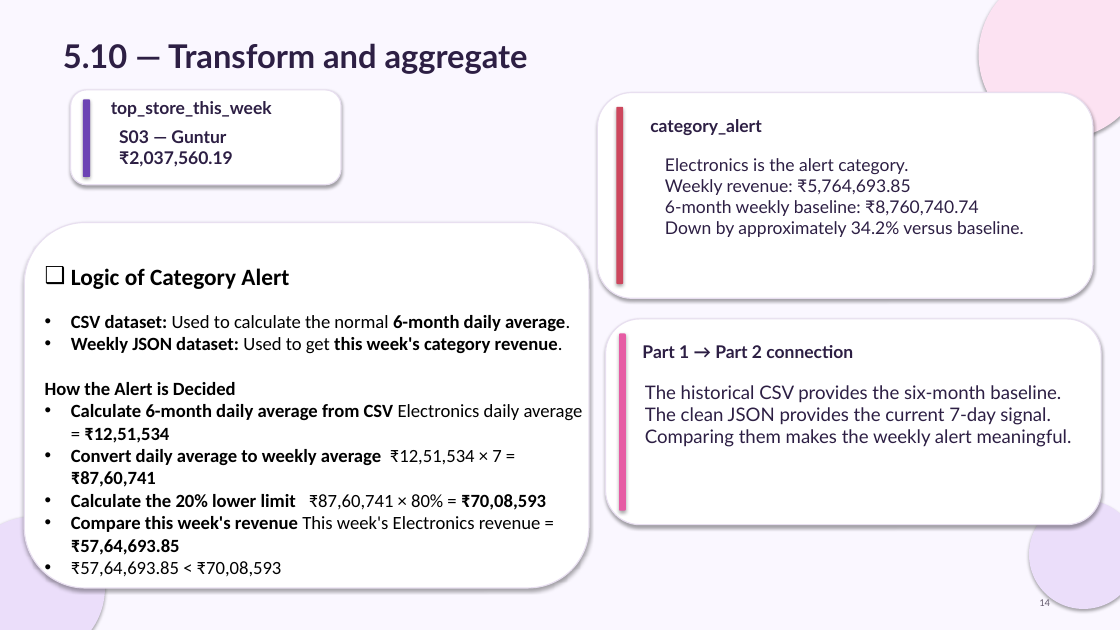
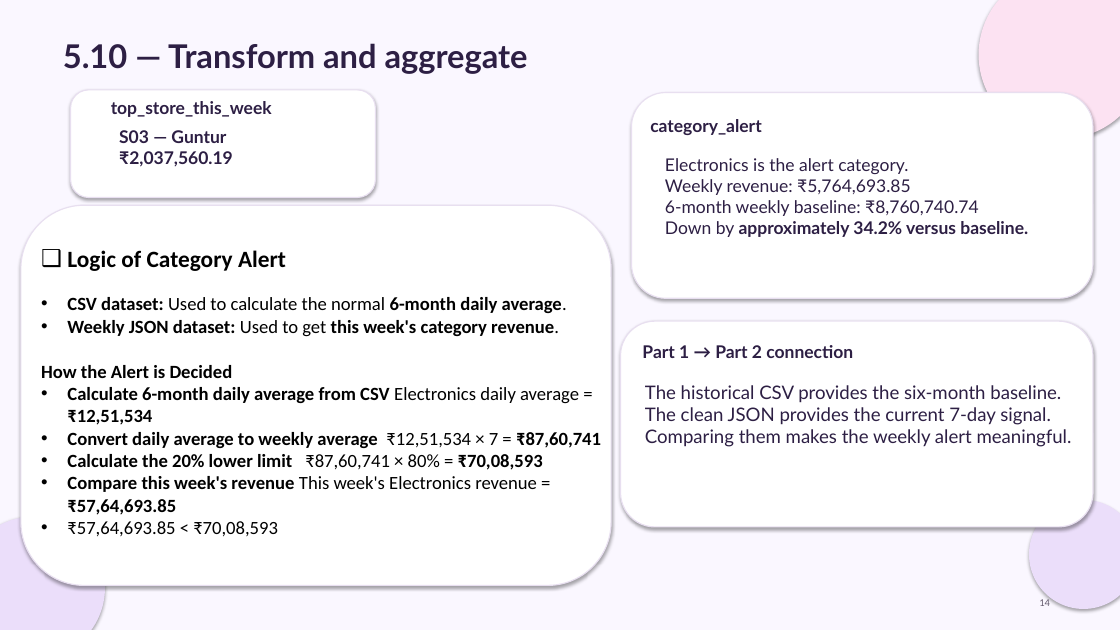
Before and after one commit to Vigneshbabu4/EDA_Calibo, a slide deck: slide 24 of Vigneshbabu_Retail_Sales_Pulse.pptx. Drawn at 1120x630 pixels with LibreOffice and Linux fonts; fonts in the diff are those of the drawing. Boxes give left, top, right and bottom in pixels: in the first picture for what was removed or moved away, otherwise in the second. Text is boxed around its words. In the diff, an @@ line names an element or a change of style, - is before the commit and + after.

```diff
--- a/Vigneshbabu_Retail_Sales_Pulse.pptx
+++ b/Vigneshbabu_Retail_Sales_Pulse.pptx
@@ rounded rectangle: place and size @@
-rounded rectangle at <box>71,90,341,185</box>
+rounded rectangle at <box>71,90,376,197</box>
@@ rounded rectangle removed at <box>83,99,91,176</box> @@
@@ rounded rectangle removed at <box>617,107,623,284</box> @@
@@ rounded rectangle: place and size @@
-rounded rectangle at <box>597,92,1093,298</box>
+rounded rectangle at <box>632,92,1094,298</box>
@@ text "Electronics is the alert category. ..." at <box>665,158,1028,237</box>: bold on in "approximately 34.2% versus baseline." @@
@@ rounded rectangle: place and size @@
-rounded rectangle at <box>24,223,589,588</box>
+rounded rectangle at <box>21,205,612,586</box>
@@ text "Logic of Category Alert" rewrapped from <box>45,268,583,576</box> to <box>41,250,601,536</box> @@
@@ rounded rectangle: place and size @@
-rounded rectangle at <box>606,319,1102,525</box>
+rounded rectangle at <box>621,321,1094,527</box>
@@ rounded rectangle removed at <box>619,334,626,511</box> @@
```
Also in this commit, not shown: 16 other slides changed, 1 slide added.
